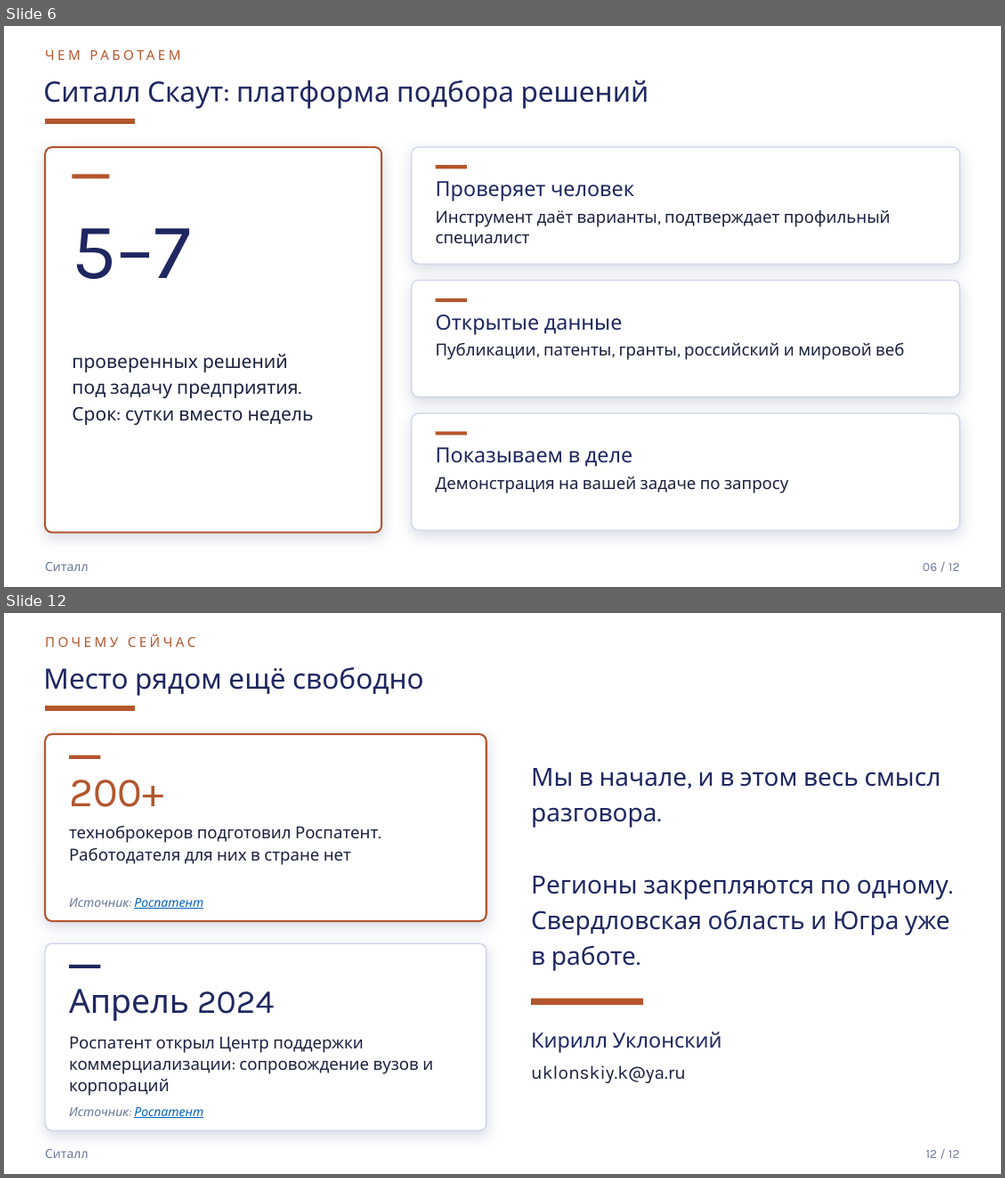
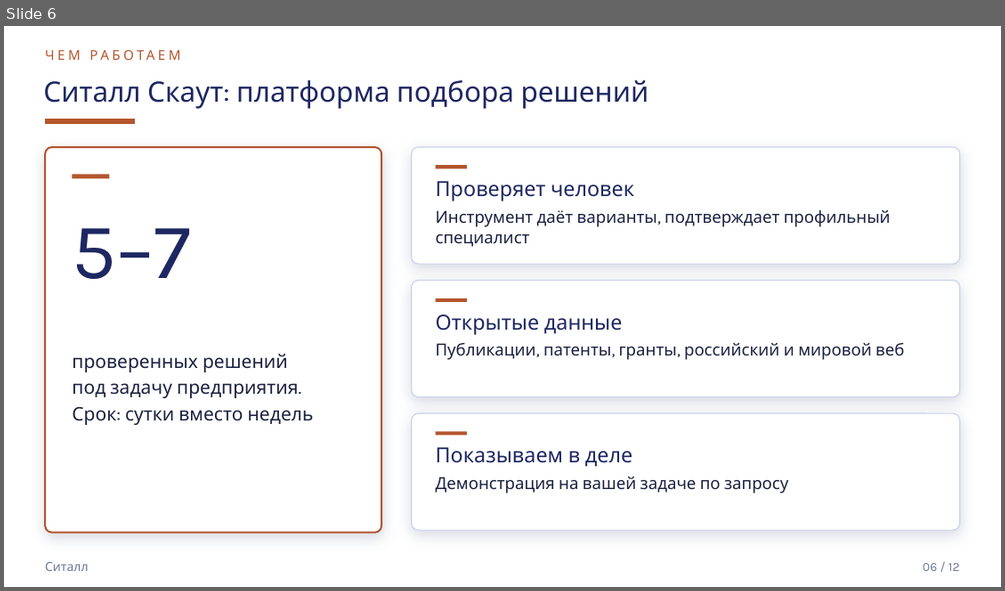
Before and after one commit to mrflxxxme/techmost-scout, a slide deck: marketing/partners/sitall-deck-partner.pptx. Shown one above the other, each under a label of ours: slides 6 and 12 before the commit, slide 6 after it; the slides between them are not shown. The pictures are 1005x1178 and 1005x591 pixels, drawn with LibreOffice and Linux fonts; fonts in the diff are those of the drawing. Boxes give left, top, right and bottom in pixels: in the first picture for what was removed or moved away, otherwise in the second. Text is boxed around its words. In the diff, an @@ line names an element or a change of style, - is before the commit and + after.

```diff
--- a/marketing/partners/sitall-deck-partner.pptx
+++ b/marketing/partners/sitall-deck-partner.pptx
@@ slide 12 removed at box(4, 613, 1001, 1174), background #FFFFFF @@
@@ text removed at box(45, 635, 196, 647) @@
-ПОЧЕМУ СЕЙЧАС
@@ text removed at box(43, 667, 424, 696) @@
-Место рядом ещё свободно
@@ rectangle removed at box(45, 706, 135, 711) @@
@@ rounded rectangle removed at box(45, 734, 486, 921) @@
@@ rectangle removed at box(69, 755, 100, 759) @@
@@ text removed at box(531, 768, 950, 971) @@
-Мы в начале, и в этом весь смысл разговора.
-Регионы закрепляются по одному. Свердловская область и Югра уже в работе.
@@ text removed at box(69, 779, 164, 807) @@
-200+
@@ text removed at box(69, 826, 378, 865) @@
-техноброкеров подготовил Роспатент. Работодателя для них в стране нет
@@ text removed at box(69, 898, 203, 908) @@
-Источник: Роспатент
@@ rounded rectangle removed at box(45, 943, 486, 1130) @@
@@ rectangle removed at box(69, 965, 100, 968) @@
@@ text removed at box(69, 989, 274, 1021) @@
-Апрель 2024
@@ rectangle removed at box(531, 998, 643, 1005) @@
@@ text removed at box(69, 1036, 433, 1095) @@
-Роспатент открыл Центр поддержки коммерциализации: сопровождение вузов и корпораций
@@ text removed at box(531, 1031, 722, 1053) @@
-Кирилл Уклонский
@@ text removed at box(531, 1065, 686, 1083) @@
-uklonskiy.k@ya.ru
@@ text removed at box(69, 1107, 203, 1118) @@
-Источник: Роспатент
@@ text removed at box(45, 1149, 88, 1158) @@
-Ситалл
@@ text removed at box(926, 1150, 960, 1158) @@
-12 / 12
```
Also in this commit, not shown: 8 slides changed, 3 other files.
